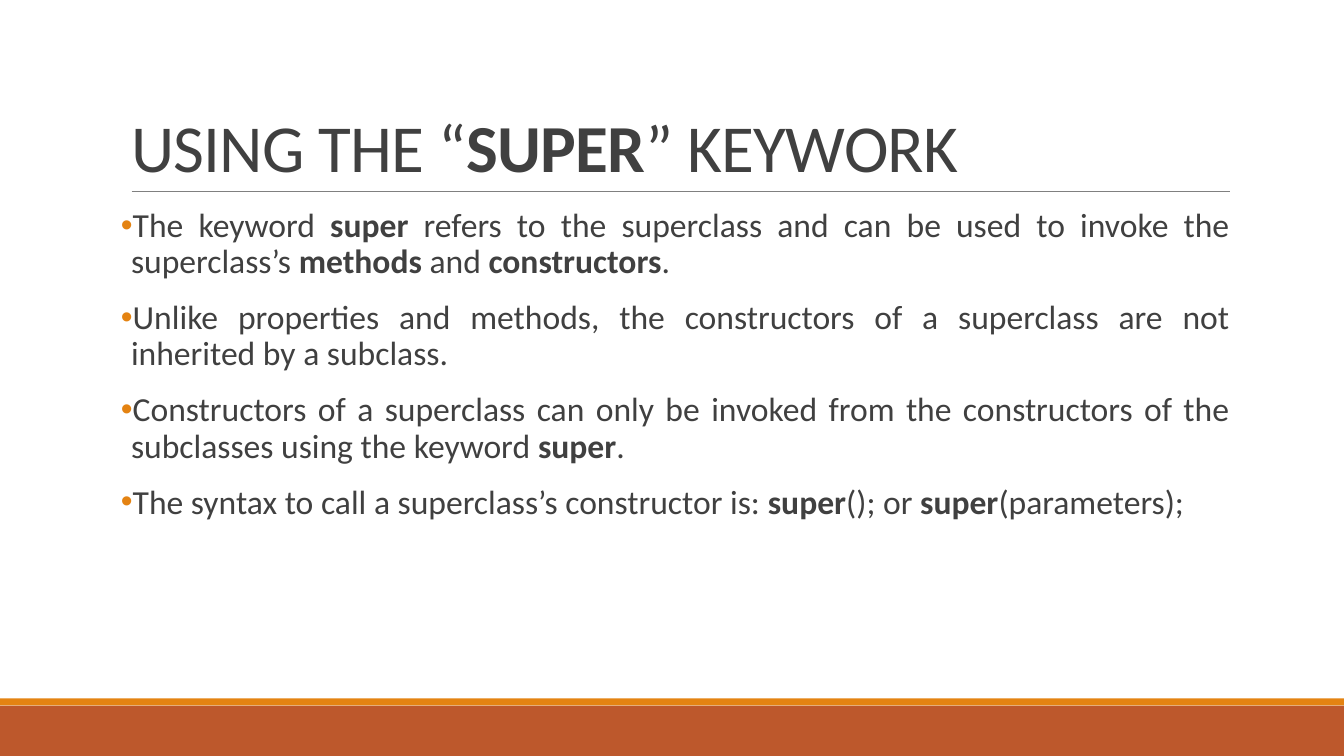
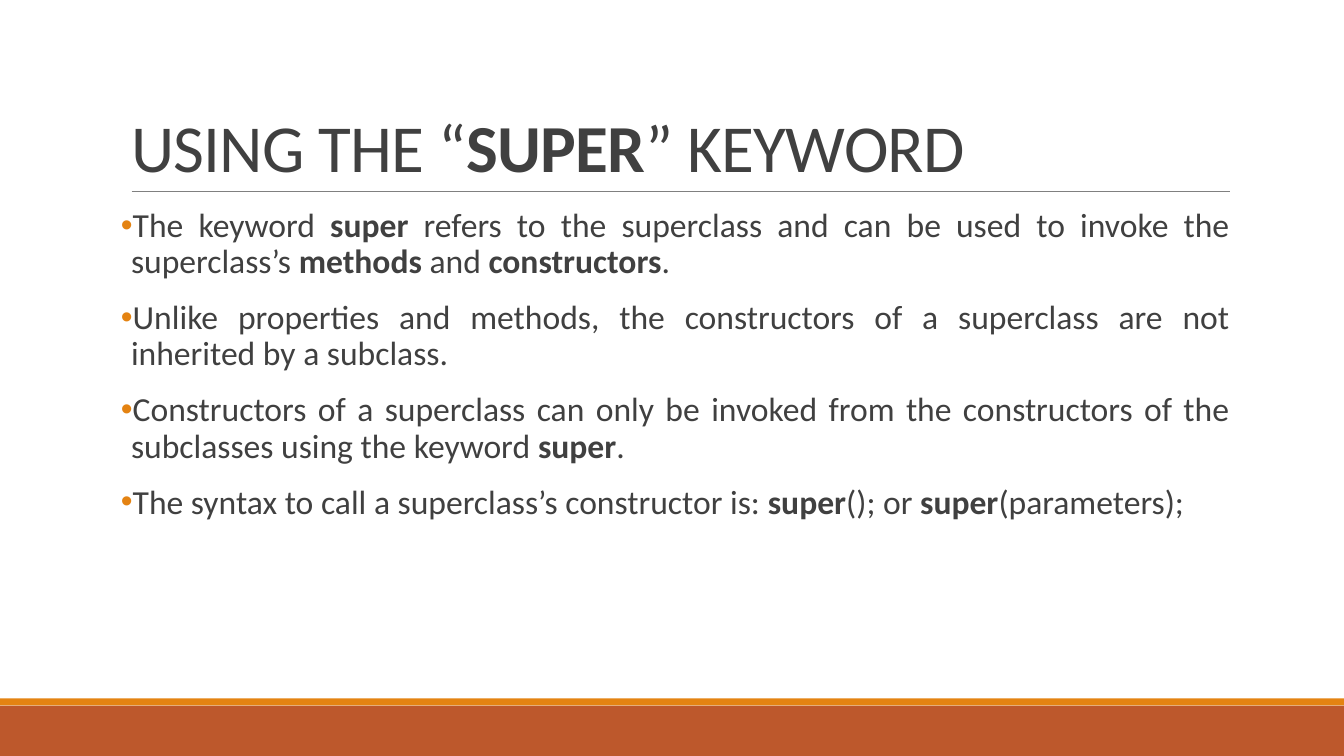
Before and after one commit to ismoop/Lecture-Notes, a slide deck: slide 12 of Lecture 4.pptx. Drawn at 1344x756 pixels with LibreOffice and Linux fonts; fonts in the diff are those of the drawing. Boxes give left, top, right and bottom in pixels: in the first picture for what was removed or moved away, otherwise in the second. Text is boxed around its words. In the diff, an @@ line names an element or a change of style, - is before the commit and + after.

Commit message:
Fix Lecture 4 Typos

```diff
--- a/Lecture 4.pptx
+++ b/Lecture 4.pptx
@@ title at (131, 123, 965, 173): text changed @@
-USING THE “SUPER” KEYWORK
+USING THE “SUPER” KEYWORD
```
Also in this commit, not shown: 3 other slides changed.
